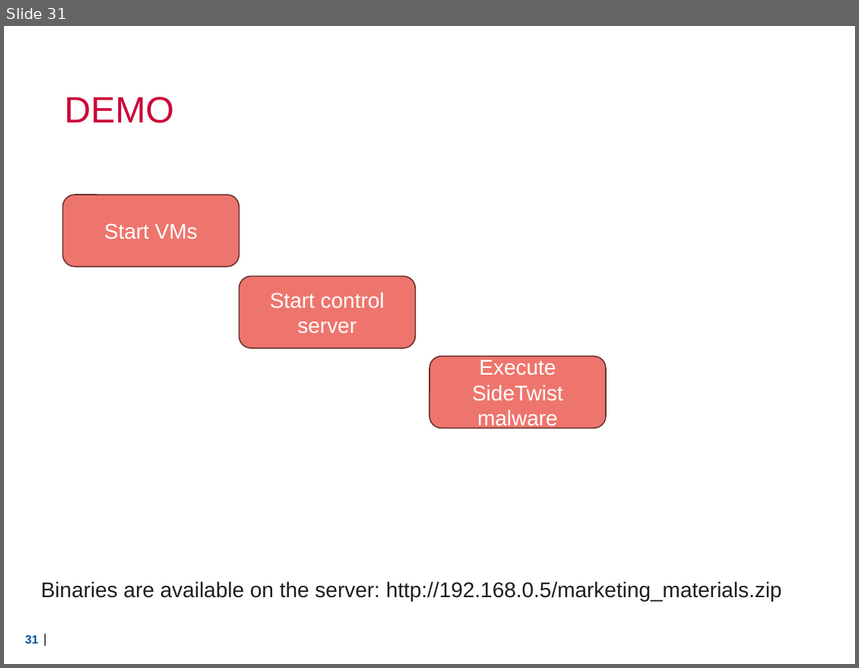
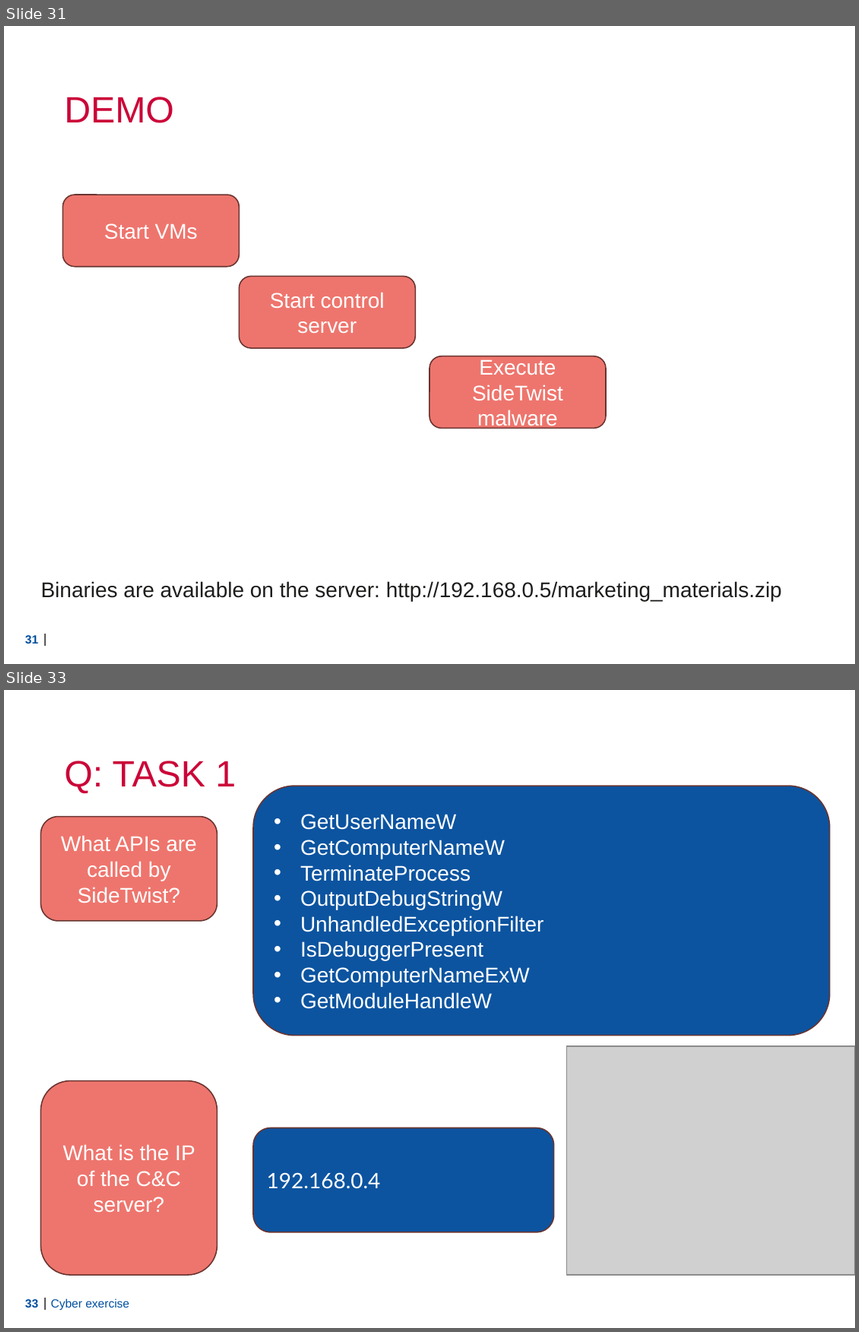
Before and after one commit to Lensver65/ESDC-BP, a slide deck: Cyber exercise.pptx. Shown one above the other, each under a label of ours: slide 31 before the commit, slides 31 and 33 after it; the slides between them are not shown. The pictures are 859x668 and 859x1332 pixels, drawn with LibreOffice and Linux fonts; fonts in the diff are those of the drawing; grey boxes stand for pictures; background and template pictures are left out. Boxes give left, top, right and bottom in pixels: in the first picture for what was removed or moved away, otherwise in the second. Text is boxed around its words. In the diff, an @@ line names an element or a change of style, - is before the commit and + after.

```diff
--- a/Cyber exercise.pptx
+++ b/Cyber exercise.pptx
@@ slide 33 added at bbox=[4, 690, 855, 1328], background picture (left out); not listed: 2 template elements that a slide beside it also shows @@
@@ title added at bbox=[64, 761, 236, 793], 31 pt, text #CB0538 @@
+Q: TASK 1
@@ rounded rectangle added at bbox=[253, 787, 829, 1036], fill #0C54A0, outline #683330 1 pt, 18 pt, text #FFFFFF @@
+• GetUserNameW
+• GetComputerNameW
+• TerminateProcess
+• OutputDebugStringW
+• UnhandledExceptionFilter
+• IsDebuggerPresent
+• GetComputerNameExW
+• GetModuleHandleW
@@ rounded rectangle added at bbox=[40, 817, 217, 922], fill #EE756D, outline #683330 1 pt, 18 pt, text #FFFFFF @@
+What APIs are called by SideTwist?
@@ picture added at bbox=[566, 1046, 855, 1276] @@
@@ rounded rectangle added at bbox=[40, 1081, 217, 1274], fill #EE756D, outline #683330 1 pt, 18 pt, text #FFFFFF @@
+What is the IP of the C&C server?
@@ rounded rectangle added at bbox=[253, 1129, 554, 1233], fill #0C54A0, outline #683330 1 pt, 18 pt, text #FFFFFF @@
+192.168.0.4
@@ text added at bbox=[51, 1299, 129, 1310], 10 pt, text #004F9F @@
+Cyber exercise
```
Also in this commit, not shown: 5 slides changed, 2 other slides added, 1 slide removed, 1 other file.
